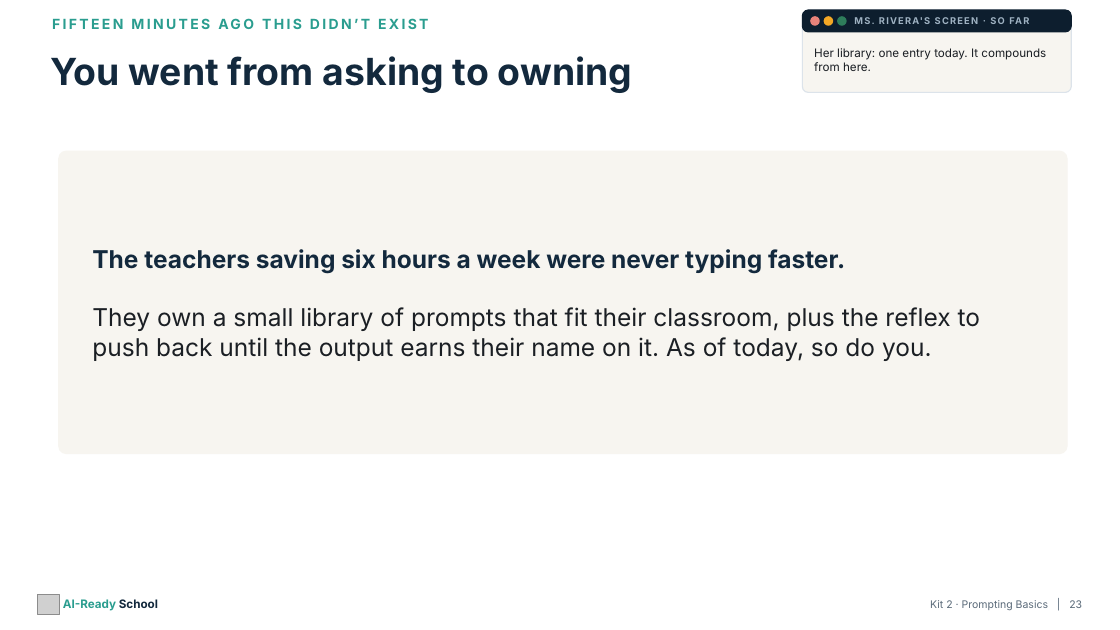
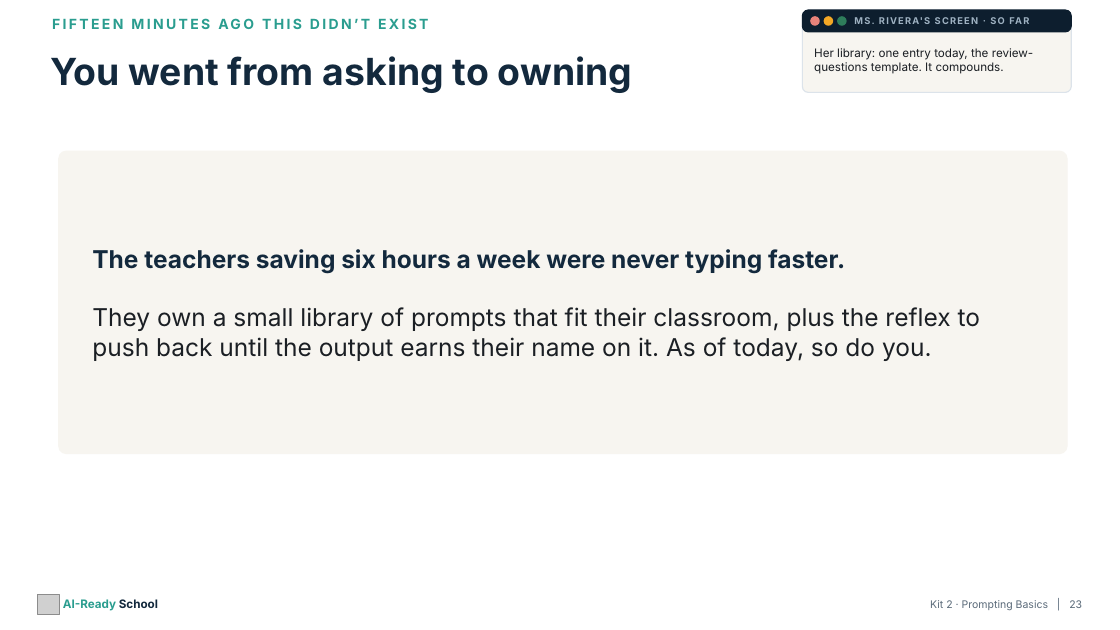
Before and after one commit to aspinozzi1/Ai-School-Ready, a slide deck: slide 23 of kits/kit02/Kit02_PresentationDeck.pptx. Drawn at 1120x630 pixels with LibreOffice and Linux fonts; fonts in the diff are those of the drawing; grey boxes stand for pictures. Boxes give left, top, right and bottom in pixels: in the first picture for what was removed or moved away, otherwise in the second. Text is boxed around its words. In the diff, an @@ line names an element or a change of style, - is before the commit and + after.

```diff
--- a/kits/kit02/Kit02_PresentationDeck.pptx
+++ b/kits/kit02/Kit02_PresentationDeck.pptx
@@ text at (x1=814, y1=48, x2=1034, y2=74): text changed @@
-Her library: one entry today. It compounds from here.
+Her library: one entry today, the review-questions template. It compounds.
```
Also in this commit, not shown: 6 other slides changed, 23 other files.
